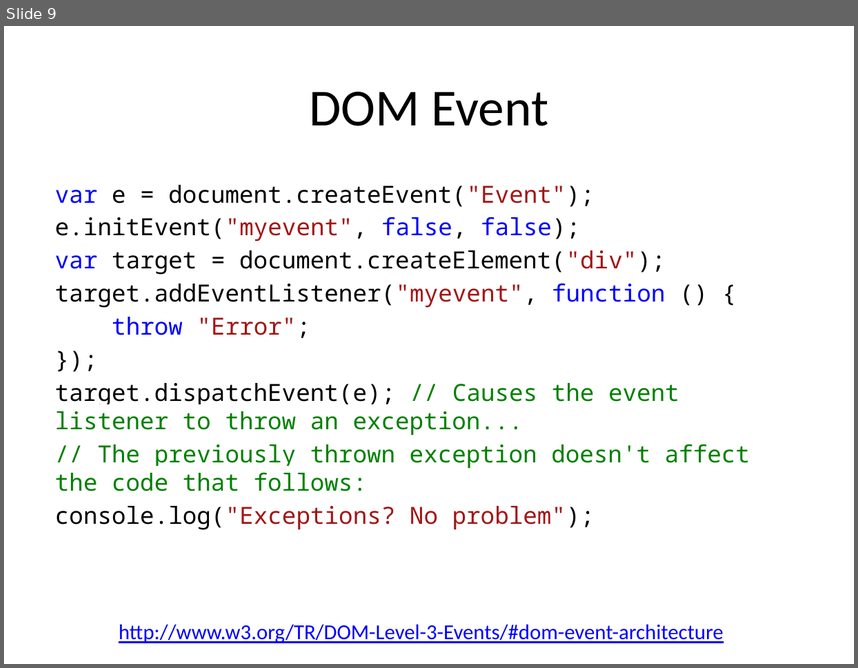
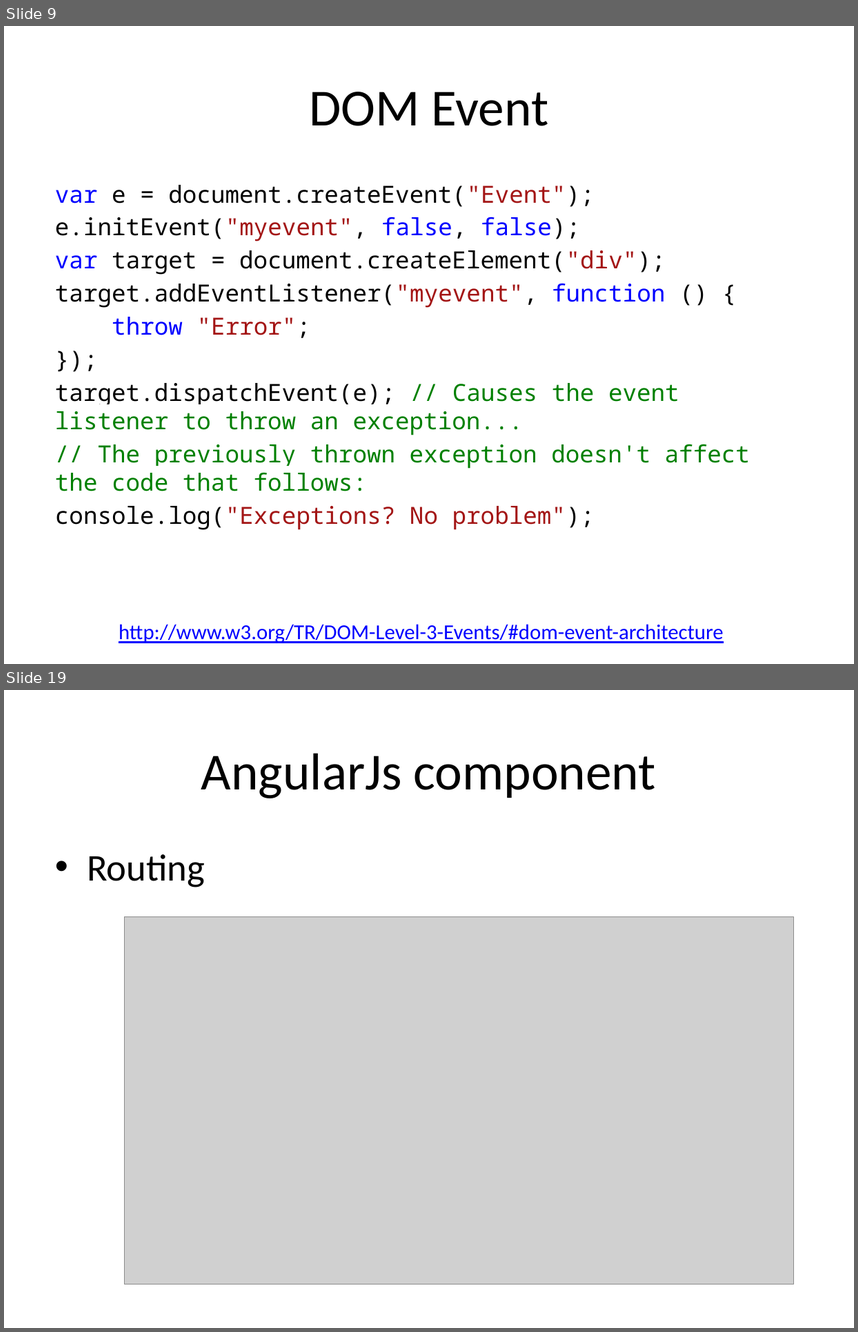
Before and after one commit to tasnim-reza/angularjs-class, a slide deck: class-2-Basic AngularJs/slides/basic angularjs.pptx. Shown one above the other, each under a label of ours: slide 9 before the commit, slides 9 and 19 after it; the slides between them are not shown. The pictures are 858x668 and 858x1332 pixels, drawn with LibreOffice and Linux fonts; fonts in the diff are those of the drawing; grey boxes stand for pictures. Boxes give left, top, right and bottom in pixels: in the first picture for what was removed or moved away, otherwise in the second. Text is boxed around its words. In the diff, an @@ line names an element or a change of style, - is before the commit and + after.

```diff
--- a/class-2-Basic AngularJs/slides/basic angularjs.pptx
+++ b/class-2-Basic AngularJs/slides/basic angularjs.pptx
@@ slide 19 added at (x1=4, y1=690, x2=854, y2=1328), background #FFFFFF @@
@@ title added at (x1=201, y1=753, x2=656, y2=798), 44 pt, text #000000 @@
+AngularJs component
@@ text added at (x1=87, y1=854, x2=205, y2=887), 32 pt, text #000000 @@
+• Routing
@@ picture added at (x1=125, y1=917, x2=795, y2=1284) @@
```
Also in this commit, not shown: 1 slide changed, 26 other slides added, 8 other files.
